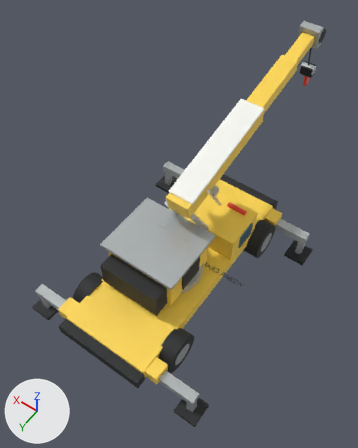
The glTF model webar_crane_generated.glb, before and after one commit.
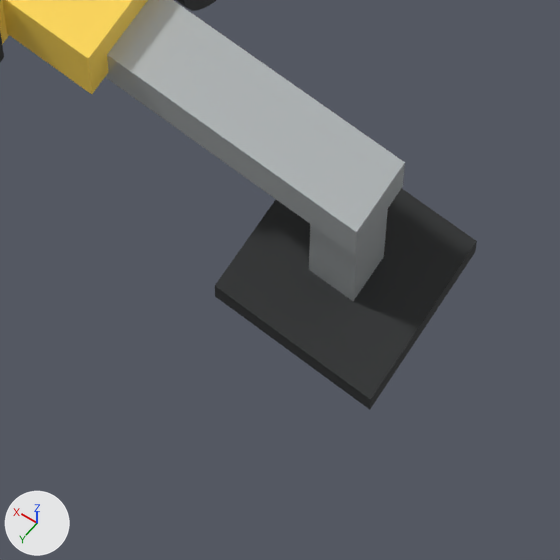
The first picture shows the older version from a camera (50 mm lens) standing at (-4.02, 5.59, 11.02) and looking at (0.33, -0.49, 1.46). The close-ups show the older and then the newer version on the part from 40% to 62% of the width and 83% to 100% of the height of that picture. Only the edits that show in the close-ups are written down. Arrows for +X, +Y and +Z are at lower left; the lights stay in place. Where no turn or scale is listed for an object, it has been applied to the vertices.

The scene before the commit, as lines of its bpy script (objects in view):
```python
me_cube_014 = bpy.data.meshes.new('Cube.014')
me_cube_014.from_pydata(...)  # a box spanning x -0.41..0.41, y -0.2..0.2, z -0.14..0.14
me_cube_014.materials.append(mat_industrial_yellow)  # yellow #ffd750
me_cube_015 = bpy.data.meshes.new('Cube.015')
me_cube_015.from_pydata(...)  # a box spanning x -1.1..1.1, y -0.12..0.12, z -0.1..0.1
me_cube_015.materials.append(mat_brushed_steel)  # light grey #b8bdbf
me_cube_017 = bpy.data.meshes.new('Cube.017')
me_cube_017.from_pydata(...)  # a box spanning x -0.28..0.28, y -0.28..0.28, z -0.05..0.05
me_cube_017.materials.append(mat_matte_black)  # black #212324
ob_outrigger_rear_l_beam = bpy.data.objects.new('Outrigger_Rear_L_Beam', me_cube_015)
ob_outrigger_rear_l_beam.location = (-1.18, 2.55, 0.62)
ob_outrigger_rear_l_foot = bpy.data.objects.new('Outrigger_Rear_L_Foot', me_cube_017)
ob_outrigger_rear_l_foot.location = (-2.18, 2.55, -0.08)
ob_outrigger_rear_l_mount = bpy.data.objects.new('Outrigger_Rear_L_Mount', me_cube_014)
ob_outrigger_rear_l_mount.location = (-1.0, 2.55, 0.72)
# also in view: 'Outrigger_Rear_L_Jack' at (-2.18, 2.55, 0.28)
```
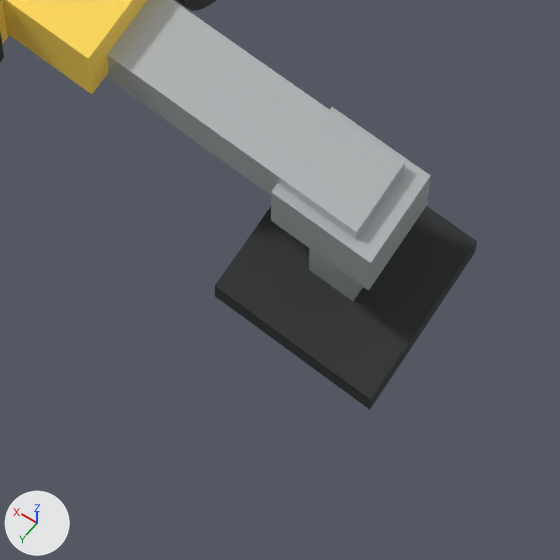
Location of each change, (x1, y1, x2, y2) in pixels of the close-ups (560 x 560 px):
'Outrigger_Rear_L_Collar', added
    after: (271, 107, 431, 291)
'Outrigger_Rear_L_Jack', unchanged, covered by the edit
    before: (309, 209, 388, 301)
    after: (309, 249, 363, 301)

Patch to the scene script:
```diff
--- a/webar_crane_generated.glb.py
+++ b/webar_crane_generated.glb.py
@@ me_cube_017_1 @@
+me_cube_017_1.from_pydata(...)  # a box spanning x -0.17..0.17, y -0.15..0.15, z -0.12..0.12
+me_cube_017_1.materials.append(mat_brushed_steel)  # light grey #b8bdbf
@@ ob_outrigger_rear_l_collar @@
+ob_outrigger_rear_l_collar = bpy.data.objects.new('Outrigger_Rear_L_Collar', me_cube_017_1)
+ob_outrigger_rear_l_collar.location = (-2.18, 2.55, 0.54)
```
